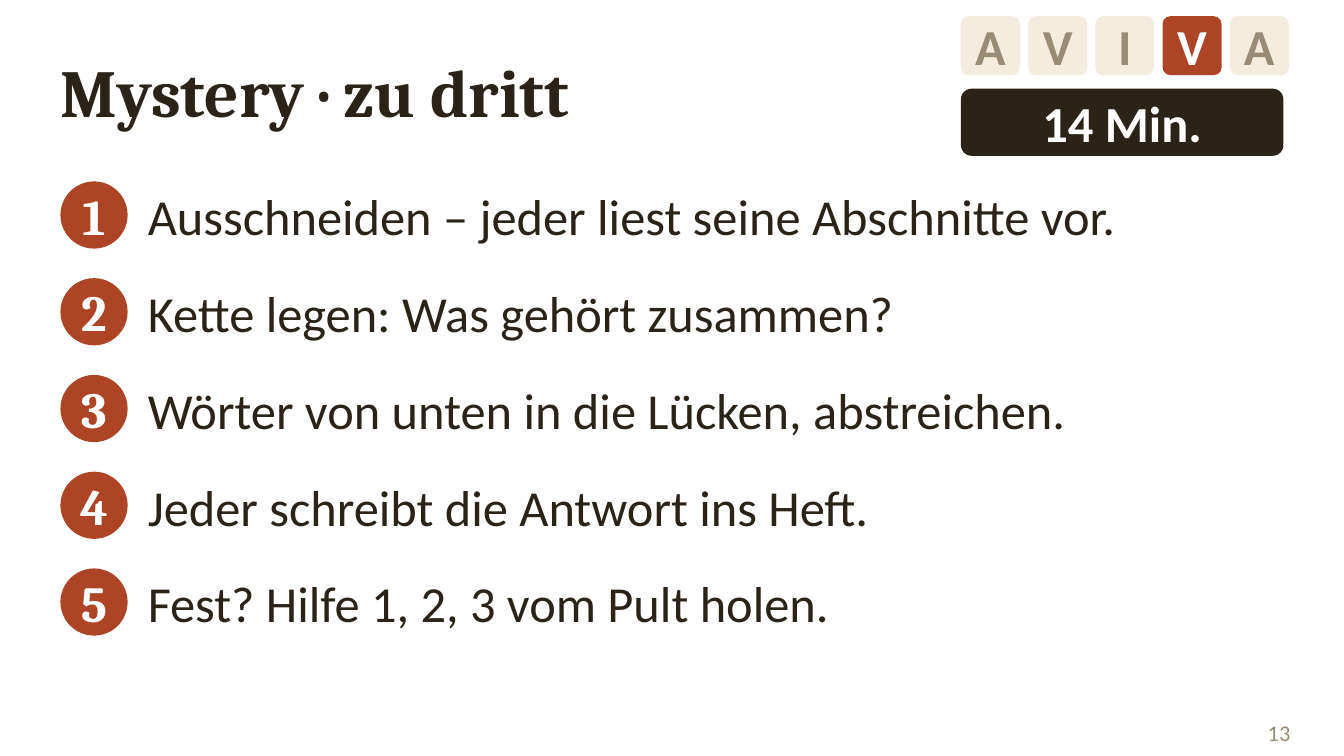
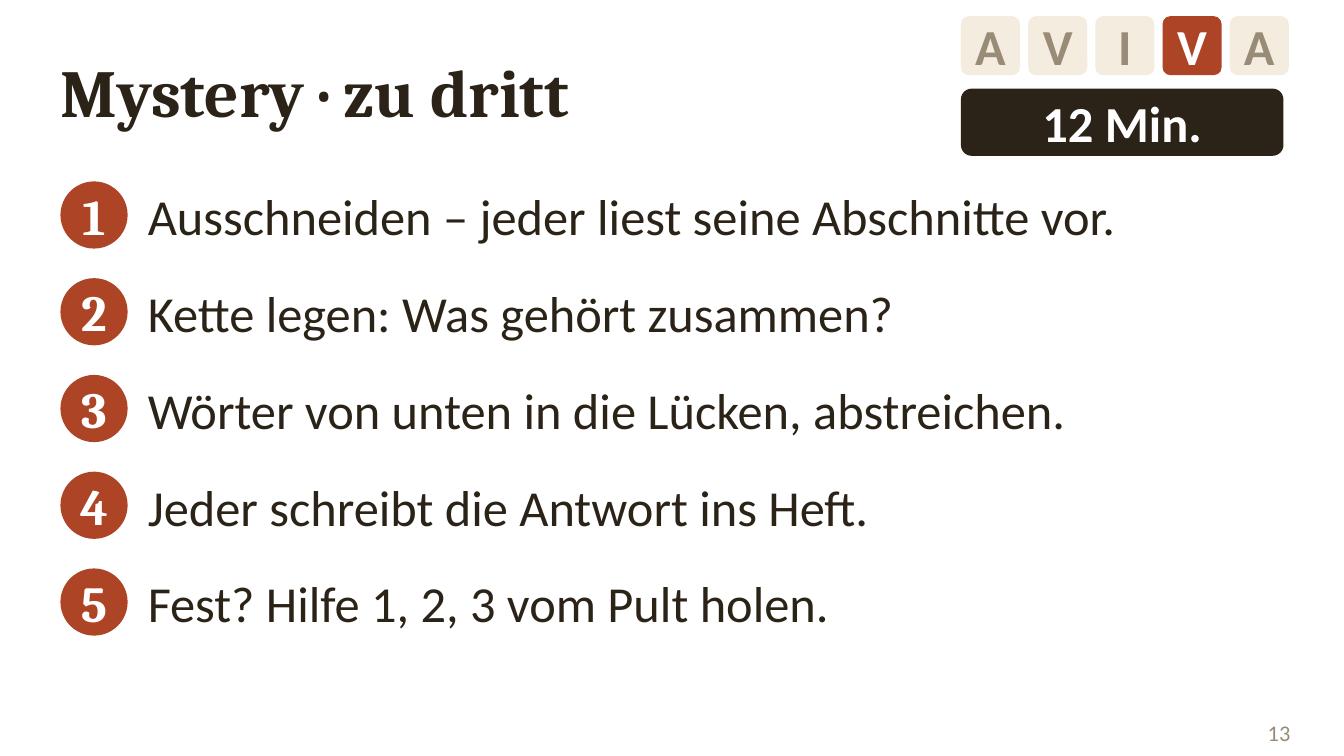
Before and after one commit to golzkonstantin-gif/Schule, a slide deck: slide 13 of Geschichte_11/Stunde_Kleisthenes/Folien_Kleisthenes.pptx. Drawn at 1344x756 pixels with LibreOffice and Linux fonts; fonts in the diff are those of the drawing. Boxes give left, top, right and bottom in pixels: in the first picture for what was removed or moved away, otherwise in the second. Text is boxed around its words. In the diff, an @@ line names an element or a change of style, - is before the commit and + after.

```diff
--- a/Geschichte_11/Stunde_Kleisthenes/Folien_Kleisthenes.pptx
+++ b/Geschichte_11/Stunde_Kleisthenes/Folien_Kleisthenes.pptx
@@ text in rounded rectangle at [1042, 106, 1202, 143]: text changed @@
-14 Min.
+12 Min.
```
Also in this commit, not shown: 1 other slide changed, 5 slides added, 1 slide removed, 18 other files.
